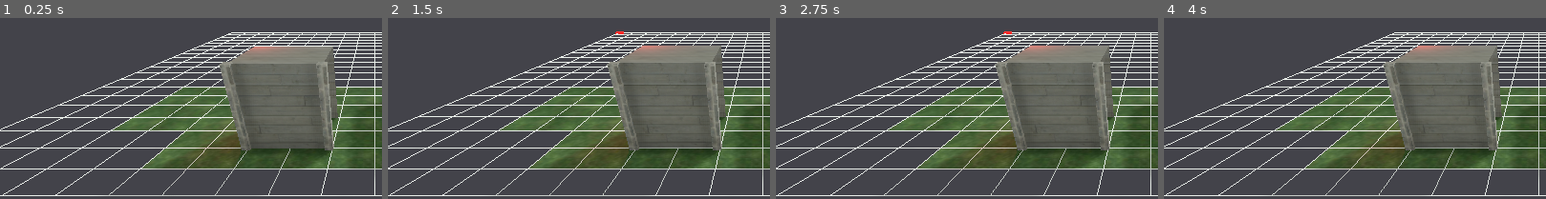
Above: before the commit, frames 1-4 (left to right).
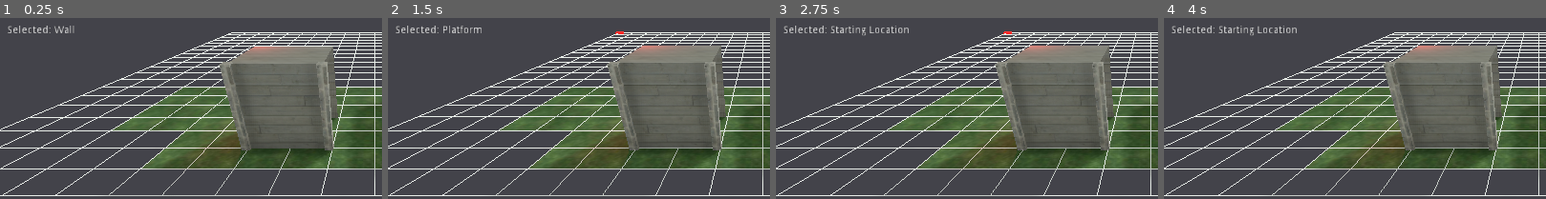
Above: after the commit, the same moments.

Repository: Ruixel/YACY
Game: Godot game, scene res://Scenes/Editor.tscn
The game is run twice, just before and just after one commit, with the same random seed, the same clock (stepped at 60 frames per second) and the same inputs.
Inputs:
- Up to frame 1 (0.25 s): no input
- Up to frame 2 (1.5 s): click "Wall" at 0.5 s; click "Platform" at 1.25 s
- Up to frame 3 (2.75 s): click "Start" at 2 s
- Up to frame 4 (4 s): click "Start" at 2.75 s; click "Up" at 3.5 s
The pictures show only the part of the screen within x 1-51%, y 10-60%; the shares and areas given below are measured in that part.

The runs differ from the first frame. In frame 1, 0.3% of the frame differs, in the area x 2-20%, y 4-9%; in frame 2, 0.4%; in frame 3, 0.5%, in the area x 2-35%, y 4-10%; in frame 4, 0.5%.
Error after the commit: Invalid get index 'Tools' (on base: 'Node (WorldConstants.gd)'). (res://scripts/gui/ToolButton.gd:10)

Commit message:
Emit signal on tool change

Diff:
--- a/Entities/Editor/EditorGUI.tscn
+++ b/Entities/Editor/EditorGUI.tscn
@@ -1,4 +1,6 @@
-[gd_scene format=2]
+[gd_scene load_steps=2 format=2]
+
+[ext_resource path="res://scripts/gui/ToolButton.gd" type="Script" id=1]
 
 [node name="GUI" type="Control"]
 anchor_right = 1.0
@@ -32,6 +34,13 @@
 margin_bottom = 35.0
 text = "Start"
 
+[node name="ToolSelected" type="Label" parent="ObjectList"]
+margin_top = 50.0
+margin_right = 91.0
+margin_bottom = 64.0
+text = "Selected: Wall"
+script = ExtResource( 1 )
+
 [node name="MapLevel" type="Panel" parent="."]
 anchor_left = 1.0
 anchor_right = 1.0
@@ -62,3 +71,6 @@
 text = "Level 1/5"
 align = 1
 valign = 1
+[connection signal="pressed" from="ObjectList/Wall" to="ObjectList/ToolSelected" method="_on_Wall_pressed"]
+[connection signal="pressed" from="ObjectList/Platform" to="ObjectList/ToolSelected" method="_on_Platform_pressed"]
+[connection signal="pressed" from="ObjectList/Start" to="ObjectList/ToolSelected" method="_on_Start_pressed"]
--- /dev/null
+++ b/scripts/gui/ToolButton.gd
@@ -0,0 +1,18 @@
+extends Label
+
+signal s_changeTool
+
+# Gets the signals from the Tool buttons pressed
+# Then it emits it globally as one
+
+func _on_Wall_pressed():
+	set_text("Selected: Wall")
+	emit_signal("s_changeTool", WorldConstants.Tools.WALL)
+
+func _on_Platform_pressed():
+	set_text("Selected: Platform")
+	emit_signal("s_changeTool", WorldConstants.Tools.PLATFORM)
+
+func _on_Start_pressed():
+	set_text("Selected: Starting Location")
+	emit_signal("s_changeTool", WorldConstants.Tools.SPAWN)
